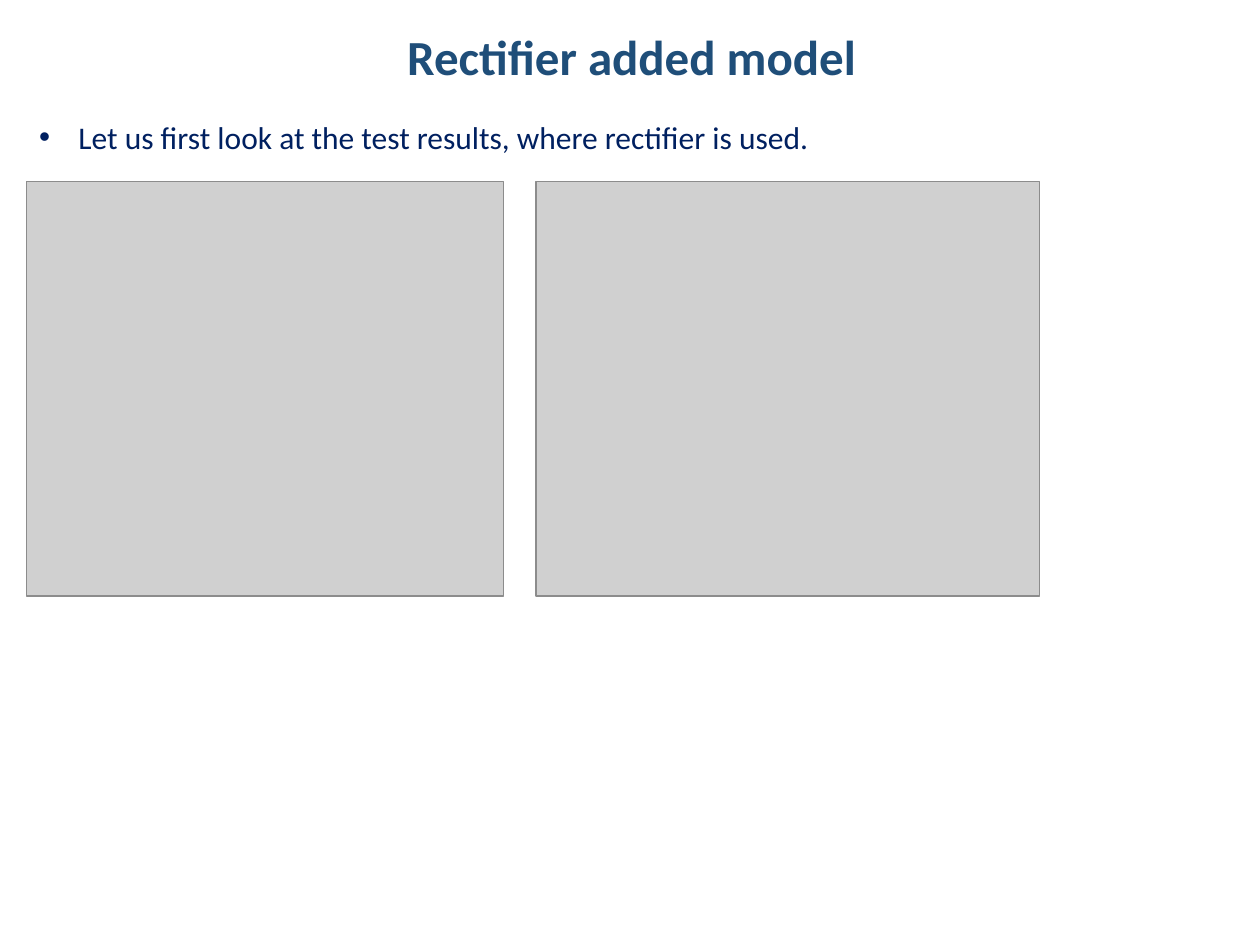
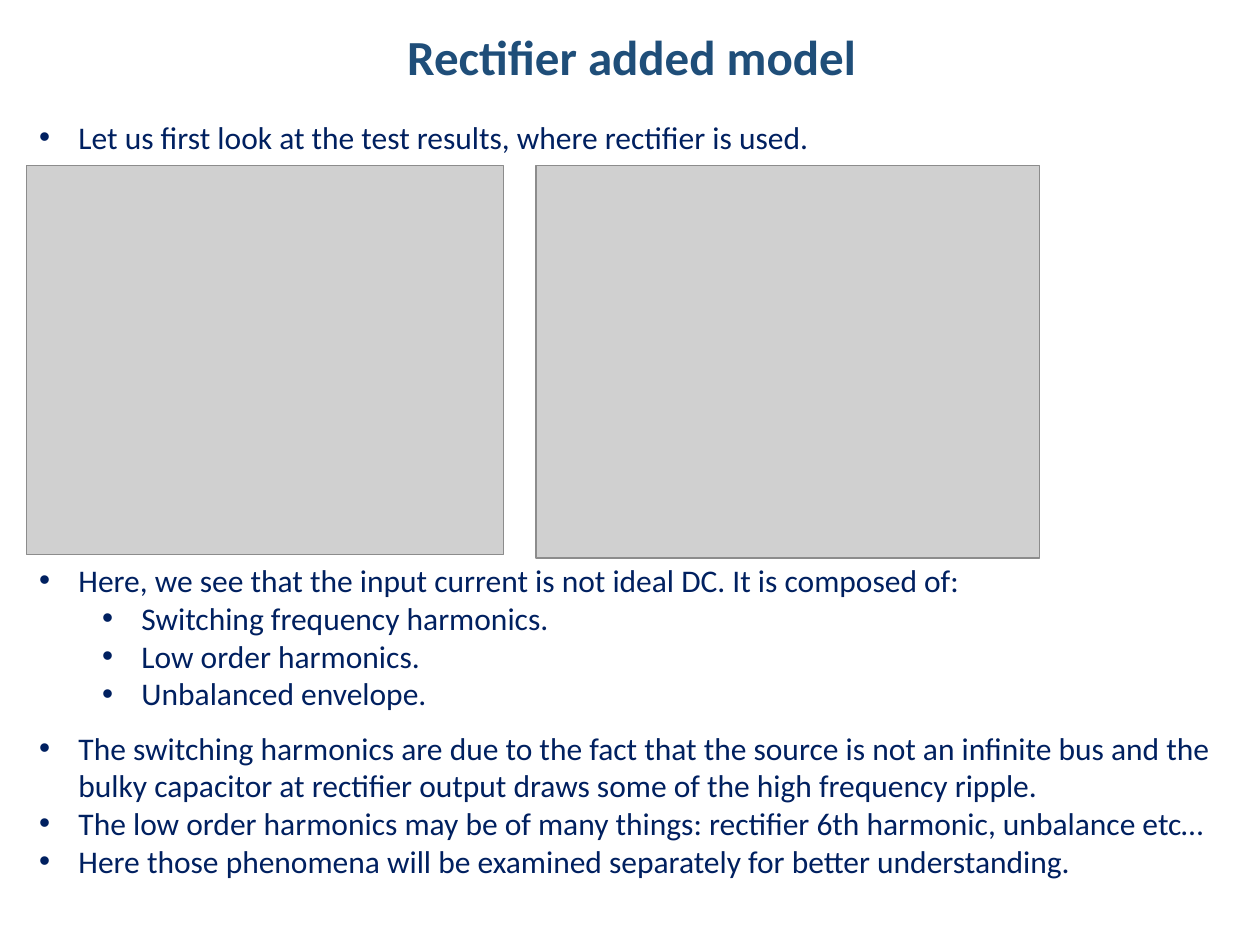
Before and after one commit to hakanpolat/IMMD, a slide deck: slide 16 of Simulation/dcbusmodelwrapup/immd_dcbusmodelwrapup.pptx. Drawn at 1260x945 pixels with LibreOffice and Linux fonts; fonts in the diff are those of the drawing; grey boxes stand for pictures. Boxes give left, top, right and bottom in pixels: in the first picture for what was removed or moved away, otherwise in the second. Text is boxed around its words. In the diff, an @@ line names an element or a change of style, - is before the commit and + after.

Commit message:
DC bus modeli üzerine hazırlanan sunumda rectifier etkileri incelendi. Sırada unbalance var.

```diff
--- a/Simulation/dcbusmodelwrapup/immd_dcbusmodelwrapup.pptx
+++ b/Simulation/dcbusmodelwrapup/immd_dcbusmodelwrapup.pptx
@@ picture: place and size @@
-picture at <box>26,181,503,596</box>
+picture at <box>26,165,503,554</box>
@@ picture: place and size @@
-picture at <box>536,181,1040,596</box>
+picture at <box>536,165,1040,557</box>
@@ text added at <box>78,570,959,710</box>, 18 pt, text #002060 @@
+• Here, we see that the input current is not ideal DC. It is composed of:
+  • Switching frequency harmonics.
+  • Low order harmonics.
+  • Unbalanced envelope.
@@ text added at <box>78,738,1209,879</box>, 18 pt, text #002060 @@
+• The switching harmonics are due to the fact that the source is not an infinite bus and the bulky capacitor at rectifier output draws some of the high frequency ripple.
+• The low order harmonics may be of many things: rectifier 6th harmonic, unbalance etc…
+• Here those phenomena will be examined separately for better understanding.
```
Also in this commit, not shown: 4 other slides changed, 6 slides added, 4 other files.
